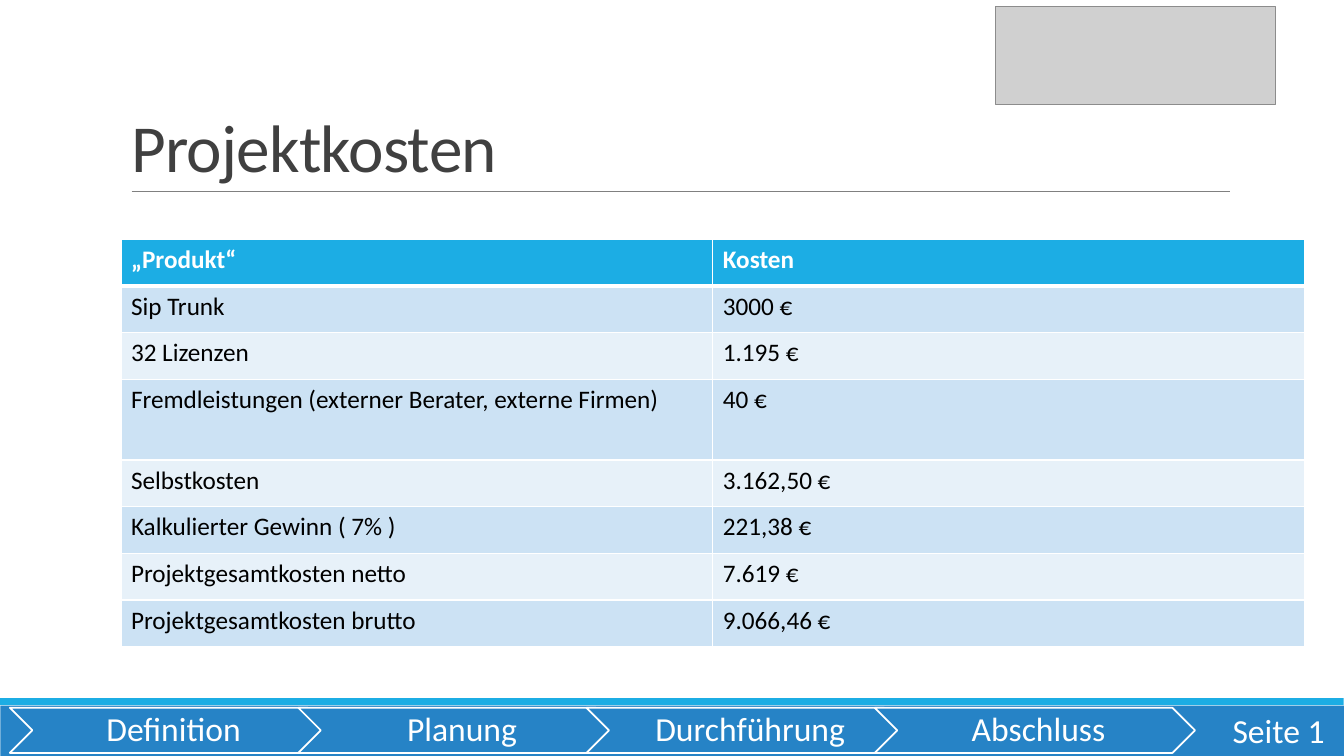
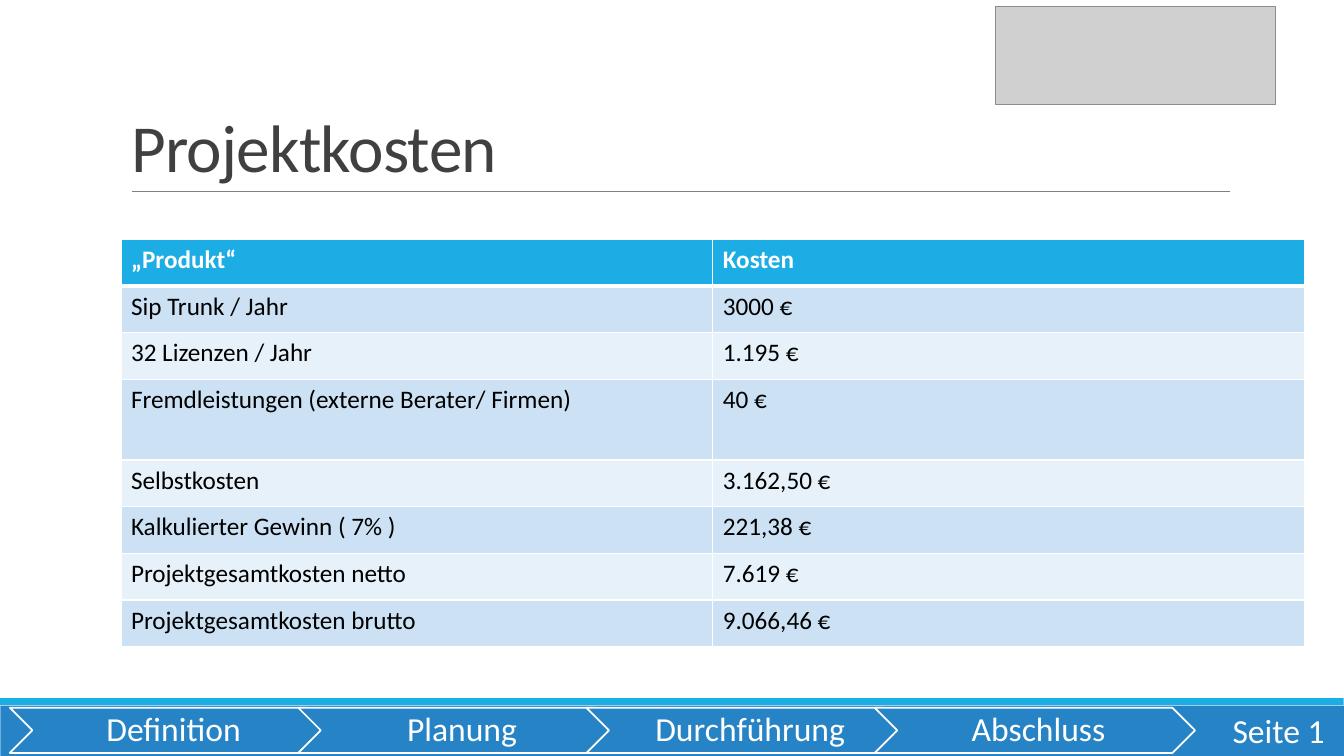
Before and after one commit to OberstufenprojektVOIP/OSP_VOIP, a slide deck: slide 1 of Pr-sentation/Präsi Tim Abschluss.pptx. Drawn at 1344x756 pixels with LibreOffice and Linux fonts; fonts in the diff are those of the drawing; grey boxes stand for pictures. Boxes give left, top, right and bottom in pixels: in the first picture for what was removed or moved away, otherwise in the second. Text is boxed around its words. In the diff, an @@ line names an element or a change of style, - is before the commit and + after.

```diff
--- a/Pr-sentation/Präsi Tim Abschluss.pptx
+++ b/Pr-sentation/Präsi Tim Abschluss.pptx
@@ table at box(121, 240, 1305, 647) @@
-row 2, column 1: Sip Trunk
+row 2, column 1: Sip Trunk / Jahr
-row 3, column 1: 32 Lizenzen
+row 3, column 1: 32 Lizenzen / Jahr
-row 4, column 1: Fremdleistungen (externer Berater, externe Firmen)
+row 4, column 1: Fremdleistungen (externe Berater/ Firmen)
```
Also in this commit, not shown: 7 other slides changed.
